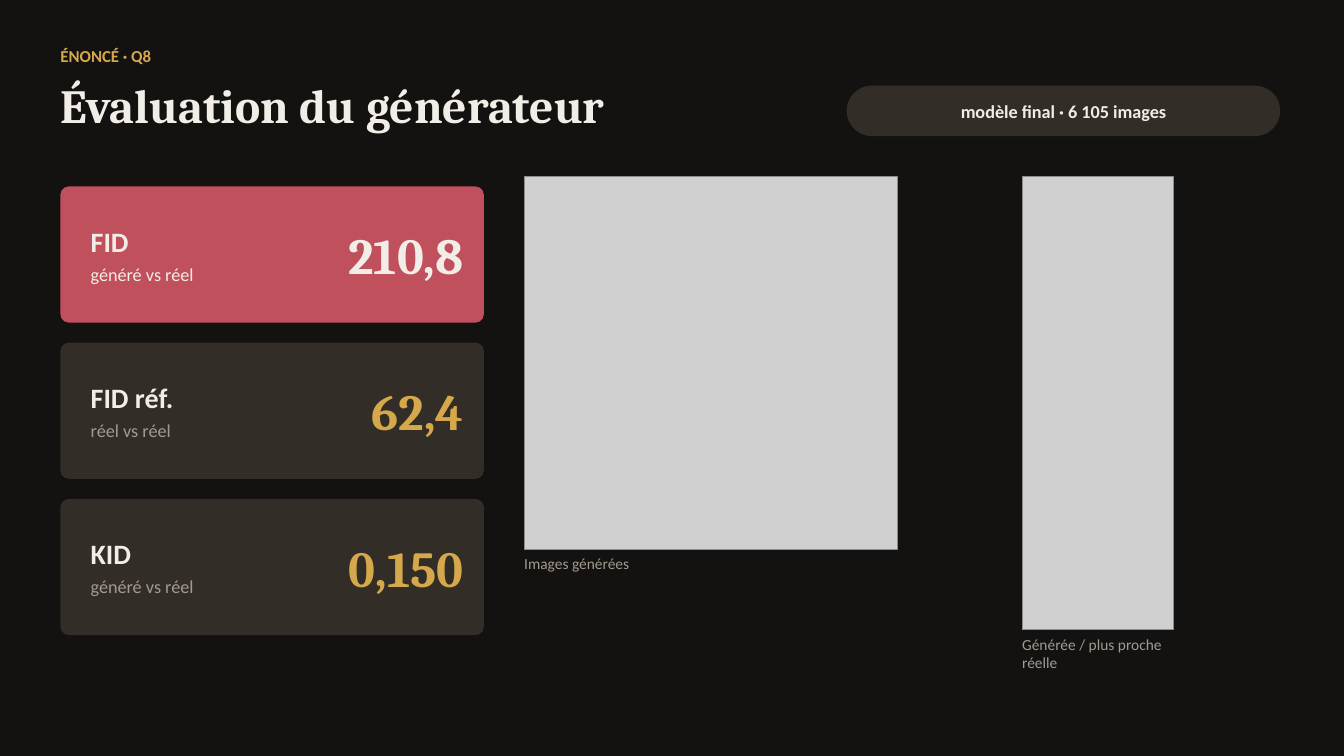
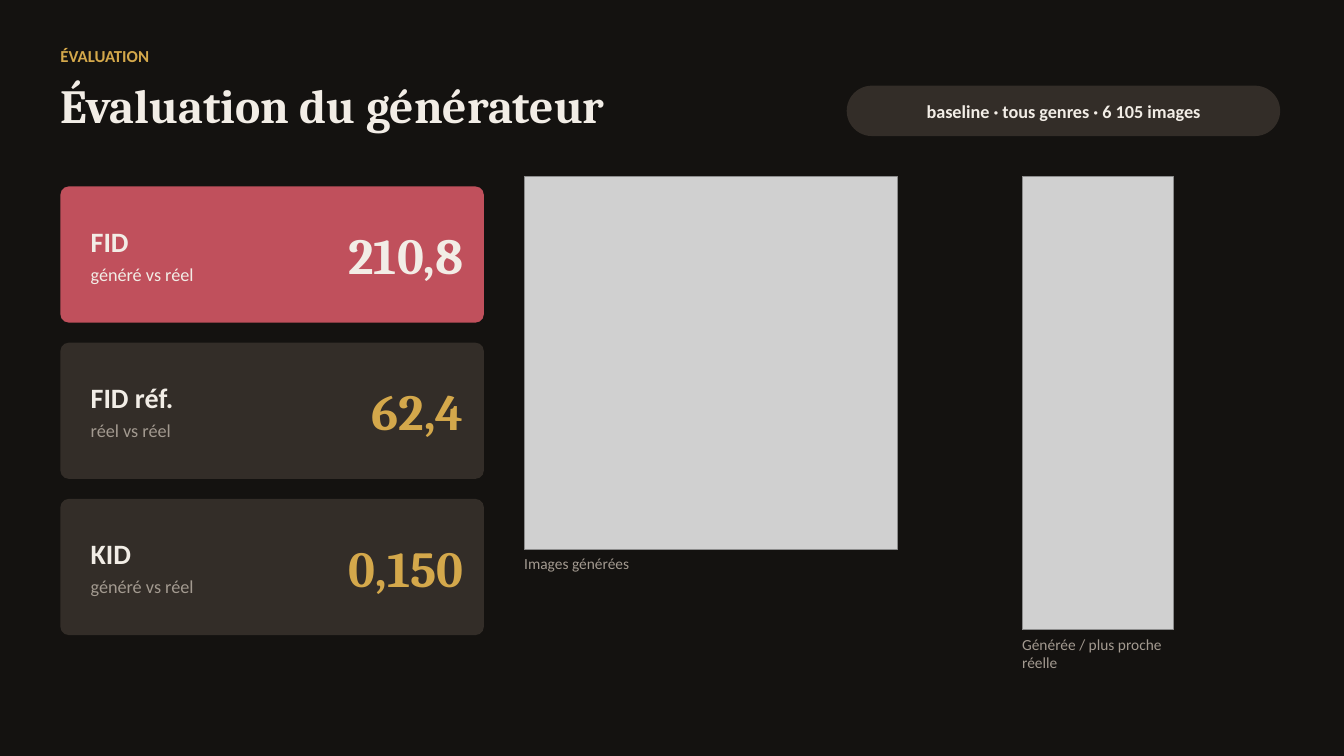
Before and after one commit to KAHINA-ABBAD/ganisme, a slide deck: slide 18 of reports/presentation/GANisme_sombre.pptx (slide 37 before the commit). Drawn at 1344x756 pixels with LibreOffice and Linux fonts; fonts in the diff are those of the drawing; grey boxes stand for pictures. Boxes give left, top, right and bottom in pixels: in the first picture for what was removed or moved away, otherwise in the second. Text is boxed around its words. In the diff, an @@ line names an element or a change of style, - is before the commit and + after.

```diff
--- a/reports/presentation/GANisme_sombre.pptx
+++ b/reports/presentation/GANisme_sombre.pptx
@@ text at (60, 48, 149, 62): text changed @@
-ÉNONCÉ · Q8
+ÉVALUATION
@@ text in rounded rectangle at (927, 105, 1200, 121): text changed @@
-modèle final · 6 105 images
+baseline · tous genres · 6 105 images
```
Also in this commit, not shown: 20 other slides changed, 3 slides added, 24 slides removed, 16 other files.
